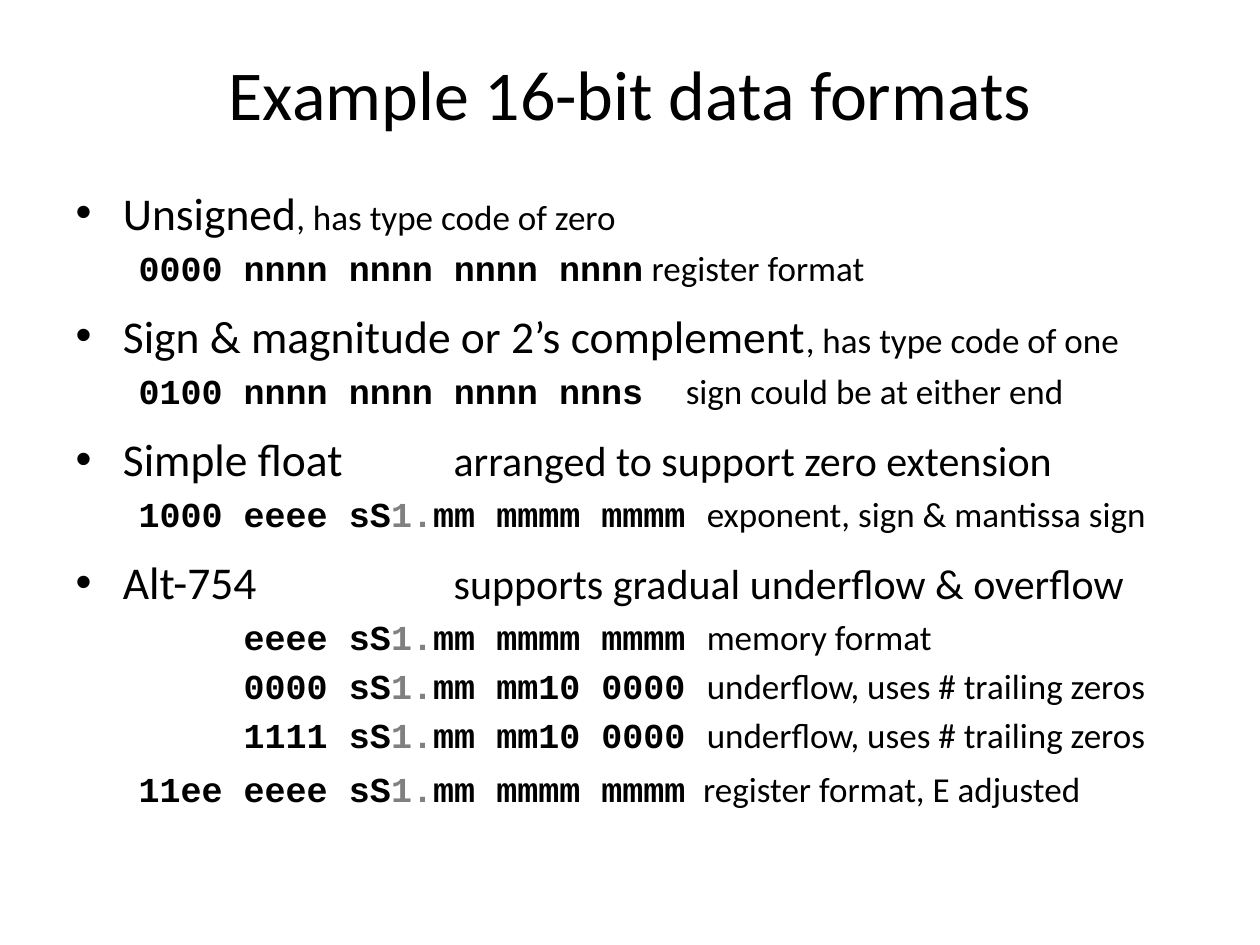
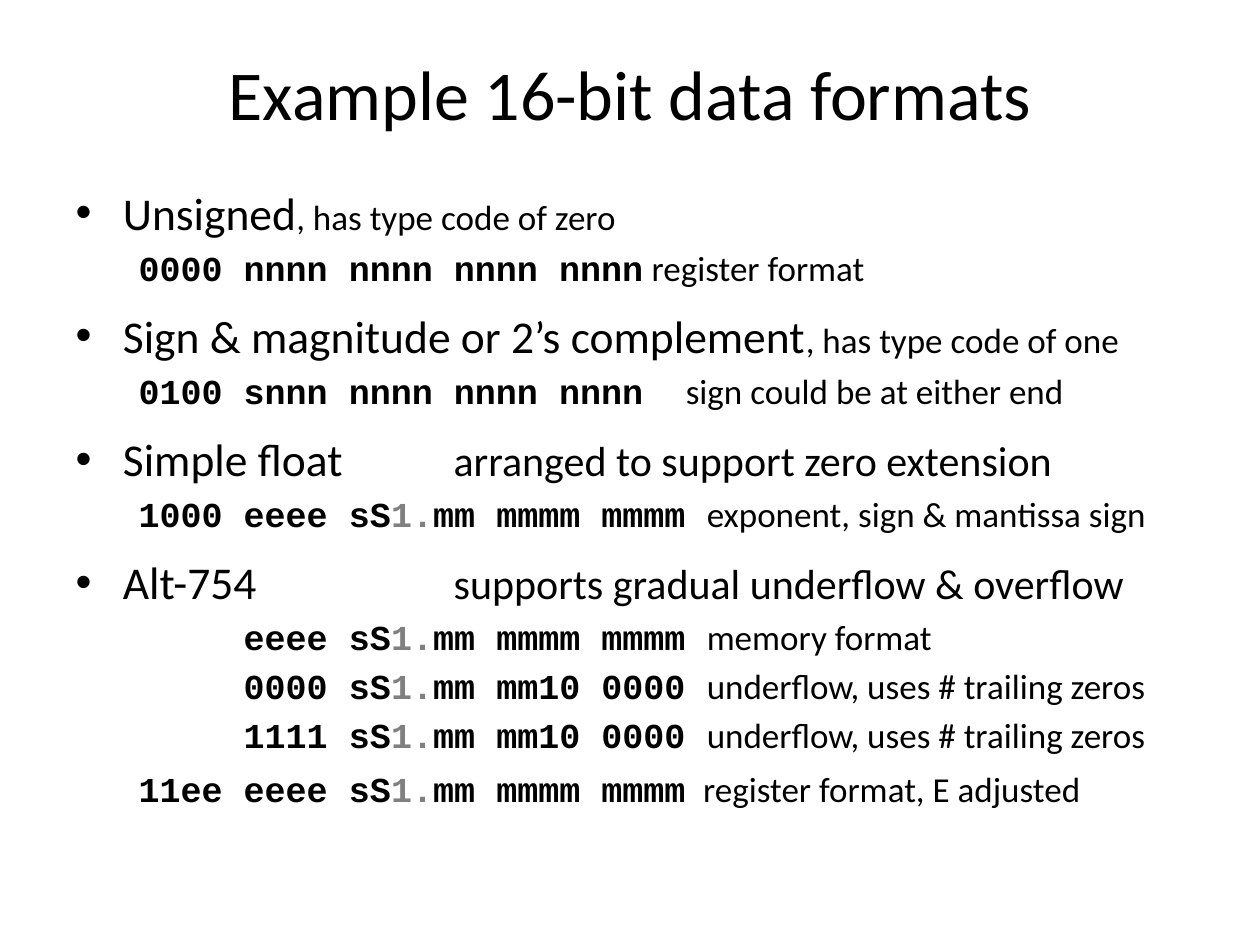
Before and after one commit to jimbrake/TROC16_16, a slide deck: slide 12 of DIY_soft-core_uP.pptx (slide 9 before the commit). Drawn at 1260x945 pixels with LibreOffice and Linux fonts; fonts in the diff are those of the drawing. Boxes give left, top, right and bottom in pixels: in the first picture for what was removed or moved away, otherwise in the second. Text is boxed around its words. In the diff, an @@ line names an element or a change of style, - is before the commit and + after.

```diff
--- a/DIY_soft-core_uP.pptx
+++ b/DIY_soft-core_uP.pptx
@@ text at (139,379,1063,410): text changed @@
-  0100 nnnn nnnn nnnn nnns sign could be at either end
+  0100 snnn nnnn nnnn nnnn sign could be at either end
```
Also in this commit, not shown: 14 other slides changed, 2 slides added, 1 other file.
